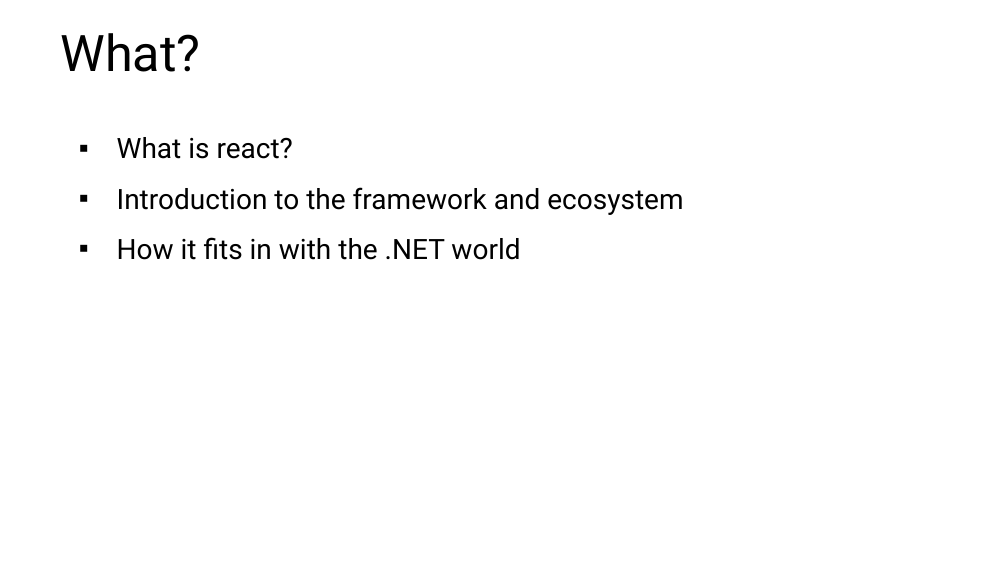
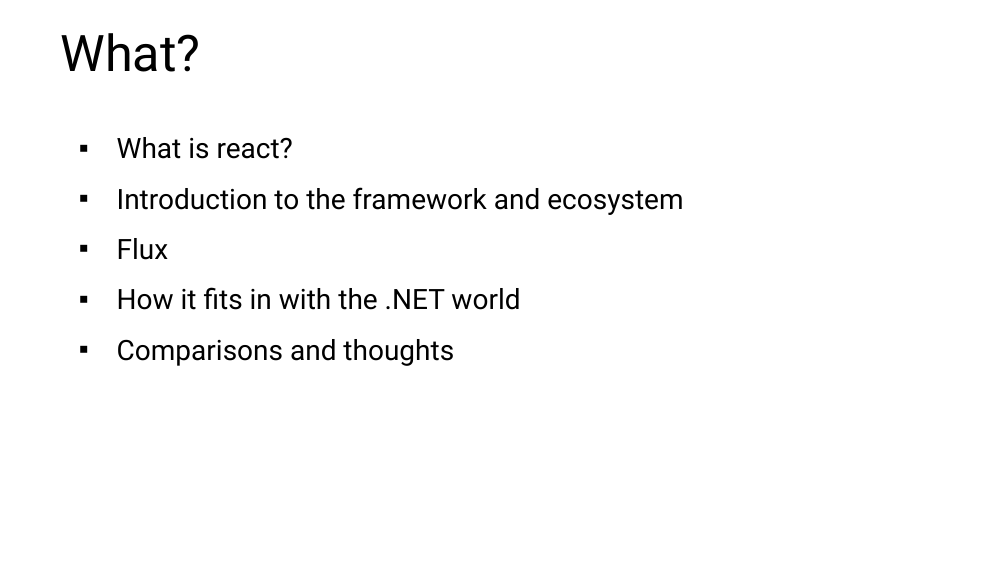
Before and after one commit to justsayno/React-DotNet, a slide deck: slide 2 of ReactDotNet - An Introduction.pptx. Drawn at 1008x567 pixels with LibreOffice and Linux fonts; fonts in the diff are those of the drawing; background and template pictures are left out. Boxes give left, top, right and bottom in pixels: in the first picture for what was removed or moved away, otherwise in the second. Text is boxed around its words. In the diff, an @@ line names an element or a change of style, - is before the commit and + after.

Commit message:
updated the slides

```diff
--- a/ReactDotNet - An Introduction.pptx
+++ b/ReactDotNet - An Introduction.pptx
@@ text at bbox=[117, 238, 169, 260]: paragraph added @@
+▪ Flux
@@ text at bbox=[117, 339, 454, 366]: paragraph added @@
+▪ Comparisons and thoughts
```
Also in this commit, not shown: 3 other slides changed, 1 slide added.
